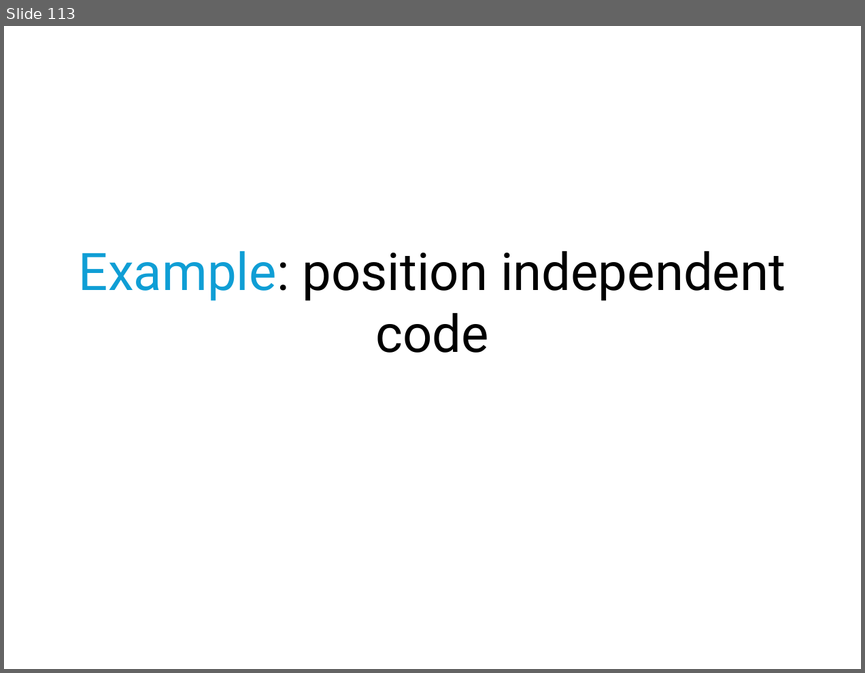
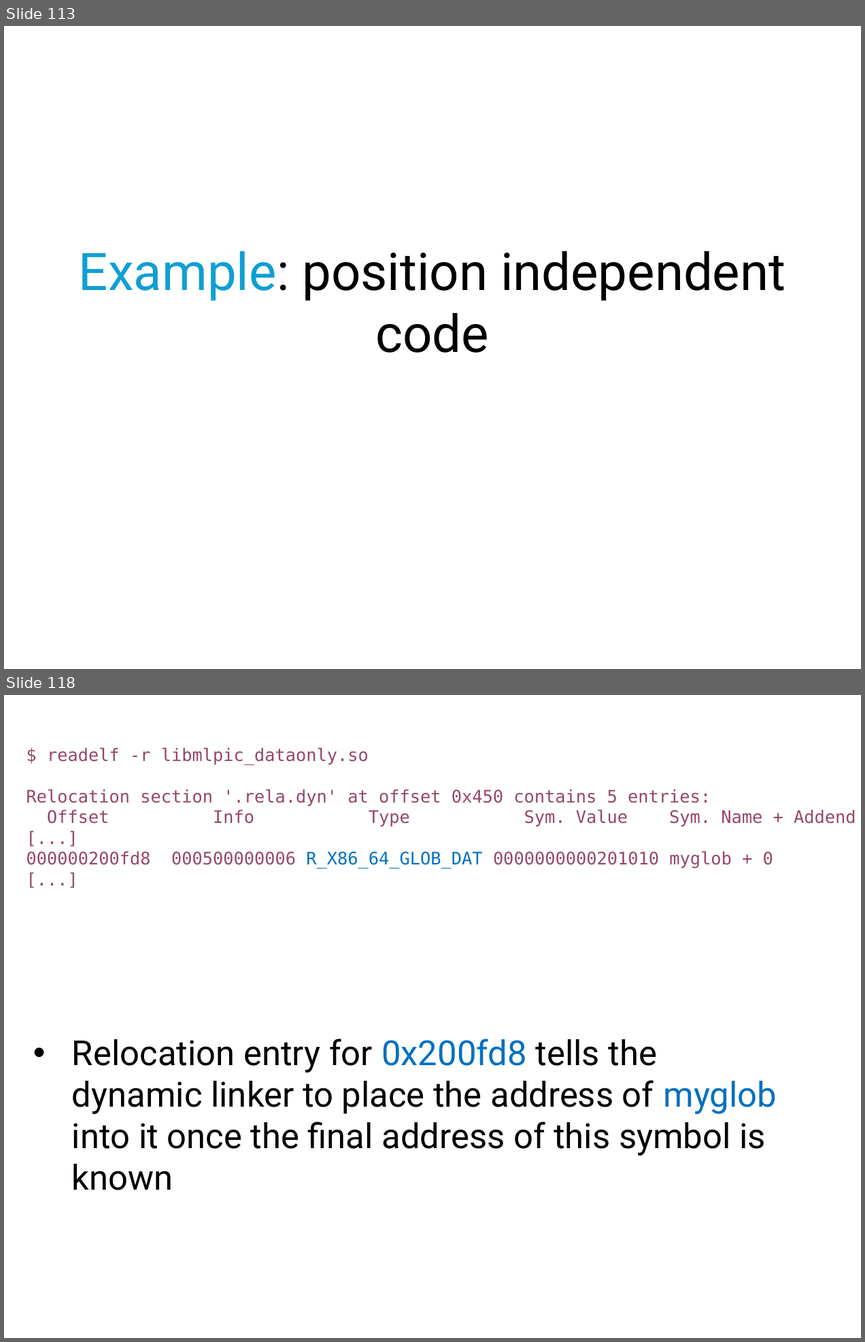
Before and after one commit to mars-research/cs5460, a slide deck: static/lectures/lecture05-linking-and-loading/lecture05-linking-and-loading.pptx. Shown one above the other, each under a label of ours: slide 113 before the commit, slides 113 and 118 after it; the slides between them are not shown. The pictures are 865x673 and 865x1342 pixels, drawn with LibreOffice and Linux fonts; fonts in the diff are those of the drawing. Boxes give left, top, right and bottom in pixels: in the first picture for what was removed or moved away, otherwise in the second. Text is boxed around its words. In the diff, an @@ line names an element or a change of style, - is before the commit and + after.

```diff
--- a/static/lectures/lecture05-linking-and-loading/lecture05-linking-and-loading.pptx
+++ b/static/lectures/lecture05-linking-and-loading/lecture05-linking-and-loading.pptx
@@ slide 118 added at bbox=[4, 695, 861, 1338], background #FFFFFF @@
@@ text added at bbox=[26, 747, 855, 868], 16 pt, text #94476B @@
+$ readelf -r libmlpic_dataonly.so
+Relocation section '.rela.dyn' at offset 0x450 contains 5 entries:
+Offset Info Type Sym. Value Sym. Name + Addend
+[...]
+000000200fd8 000500000006 R_X86_64_GLOB_DAT 0000000000201010 myglob + 0
+[...]
@@ text added at bbox=[72, 1038, 777, 1190], 32 pt, text #000000 @@
+• Relocation entry for 0x200fd8 tells the dynamic linker to place the address of myglob into it once the final address of this symbol is known
```
Also in this commit, not shown: 5 slides changed, 27 other slides added, 2 other files.
